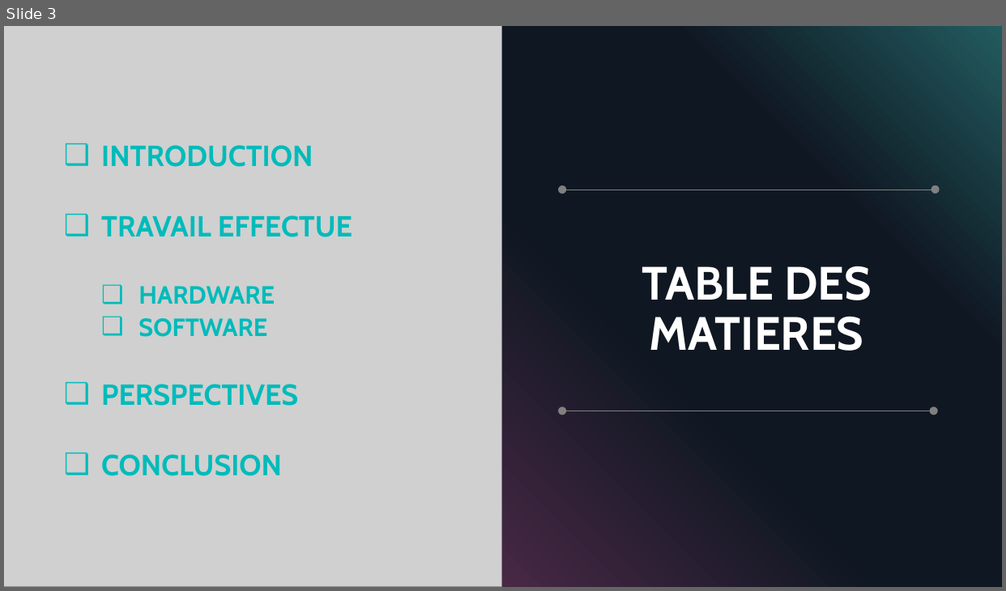
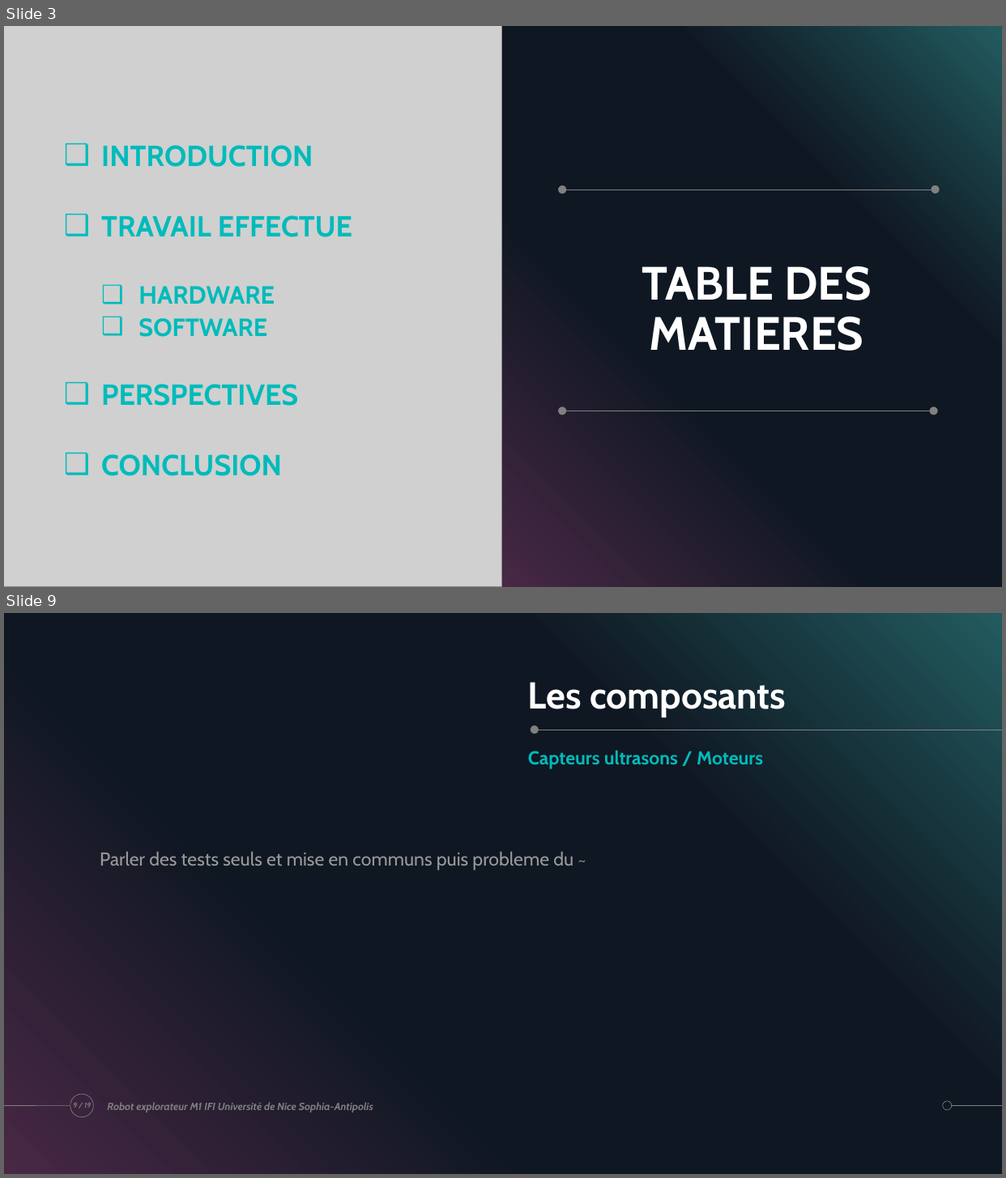
Before and after one commit to ChloeMaccarinelli/TER_M1_S2, a slide deck: doc/Diapo_LOTFI_MACCARINELLI_MARION.pptx. Shown one above the other, each under a label of ours: slide 3 before the commit, slides 3 and 9 after it; the slides between them are not shown. The pictures are 1006x591 and 1006x1178 pixels, drawn with LibreOffice and Linux fonts; fonts in the diff are those of the drawing; grey boxes stand for pictures. Boxes give left, top, right and bottom in pixels: in the first picture for what was removed or moved away, otherwise in the second. Text is boxed around its words. In the diff, an @@ line names an element or a change of style, - is before the commit and + after.

```diff
--- a/doc/Diapo_LOTFI_MACCARINELLI_MARION.pptx
+++ b/doc/Diapo_LOTFI_MACCARINELLI_MARION.pptx
@@ slide 9 added at (4,613,1002,1174), background #000000; not listed: 3 template elements that a slide beside it also shows @@
@@ rectangle added at (4,613,1002,1174), fill gradient #482845 to #0F1722 to #225B5F @@
@@ title added at (528,682,786,717), 36 pt, text #FFFFFF, bold @@
+Les composants
@@ ellipse added at (530,726,539,734), fill #808080 @@
@@ line added from (1002, 730) to (537, 730), #808080 0.5 pt @@
@@ text added at (528,750,763,769), 18 pt, text #00BBBB, bold @@
+Capteurs ultrasons / Moteurs
@@ text added at (100,851,573,871), 18 pt, text #999999 @@
+Parler des tests seuls et mise en communs puis probleme du ~
@@ ellipse added at (70,1094,94,1118), outline #808080 0.5 pt @@
@@ page number added at (73,1103,91,1108), 7 pt, text #808080, bold, italic @@
+9 / 19
@@ text added at (107,1102,373,1113), 10 pt, text #808080, bold, italic @@
+Robot explorateur M1 IFI Université de Nice Sophia-Antipolis
```
Also in this commit, not shown: 8 slides changed, 8 other slides added, 17 slides removed.
